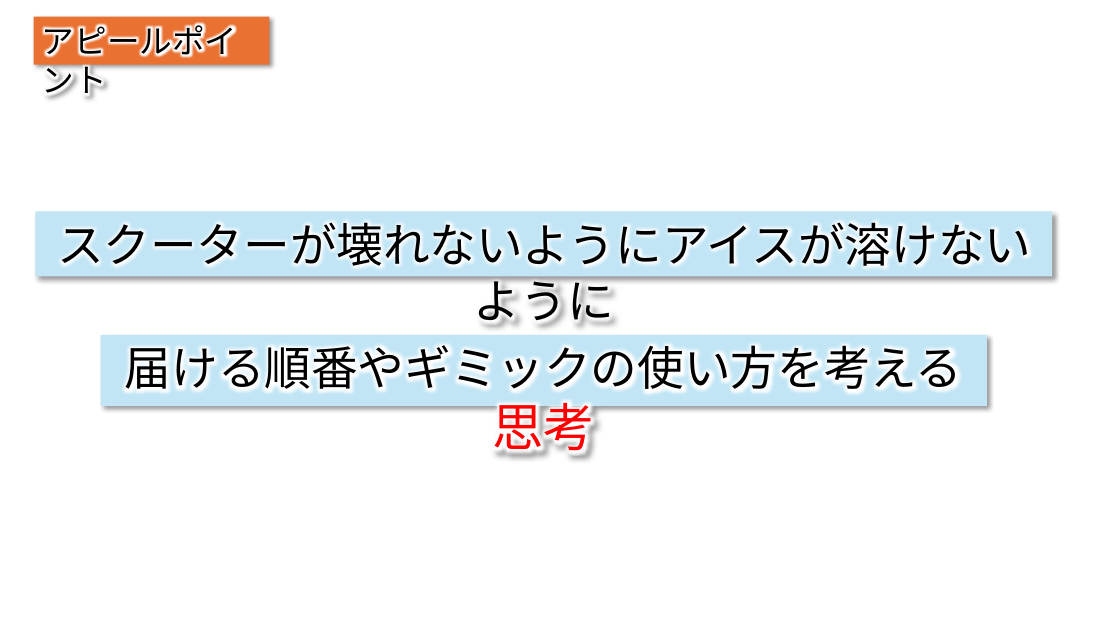
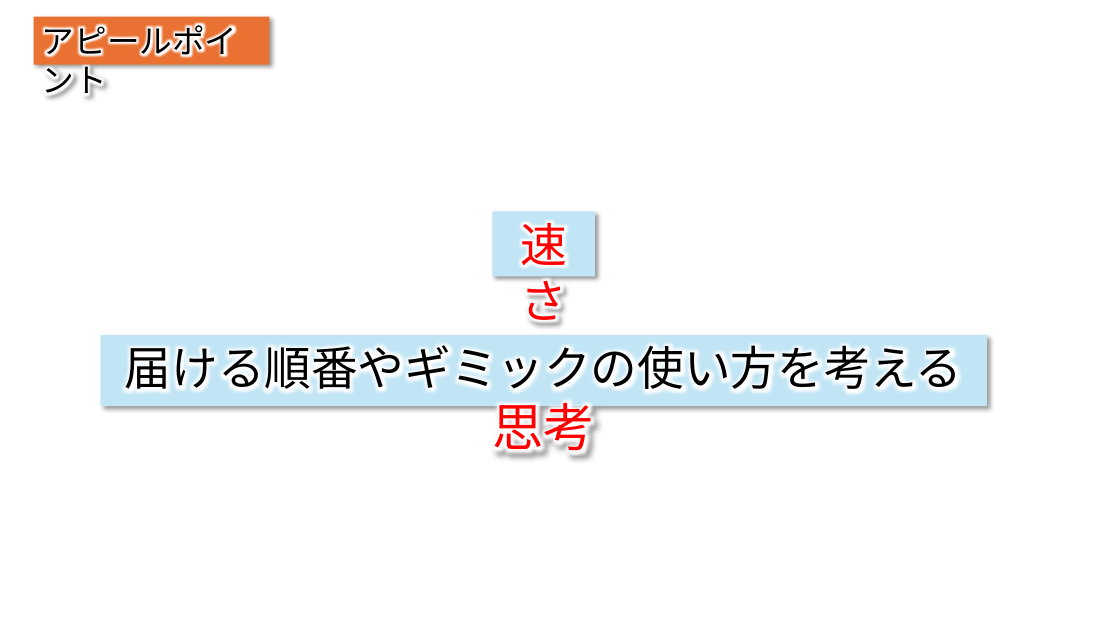
Before and after one commit to IbukiOkusada/GradProject, a slide deck: slide 8 of 企画書/カットビ企画書.pptx. Drawn at 1120x630 pixels with LibreOffice and Linux fonts; fonts in the diff are those of the drawing. Boxes give left, top, right and bottom in pixels: in the first picture for what was removed or moved away, otherwise in the second. Text is boxed around its words. In the diff, an @@ line names an element or a change of style, - is before the commit and + after.

```diff
--- a/企画書/カットビ企画書.pptx
+++ b/企画書/カットビ企画書.pptx
@@ rectangle removed at box(35, 212, 1052, 276) @@
-スクーターが壊れないようにアイスが溶けないように
@@ rectangle added at box(492, 212, 595, 276), fill #C1E5F5, 40 pt, text #FF0000 @@
+速さ
```
Also in this commit, not shown: 3 other slides changed.
